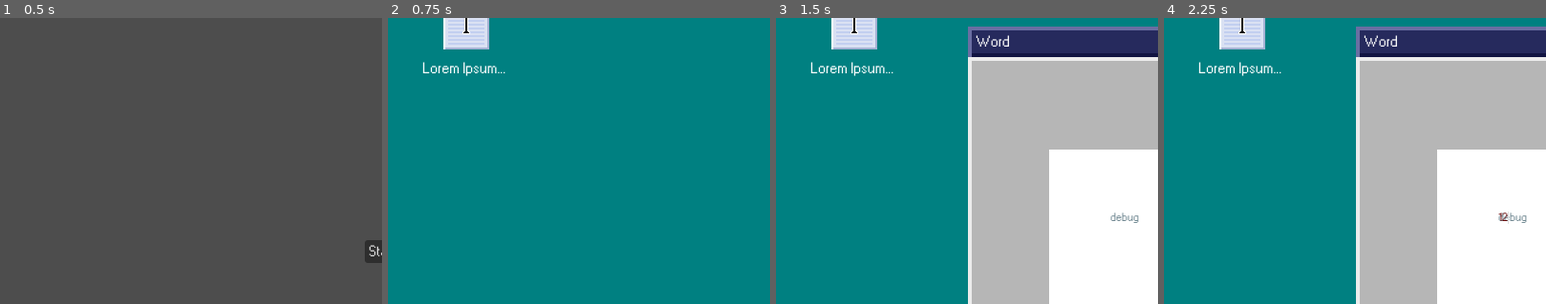
Above: before the commit, frames 1-4 (left to right).
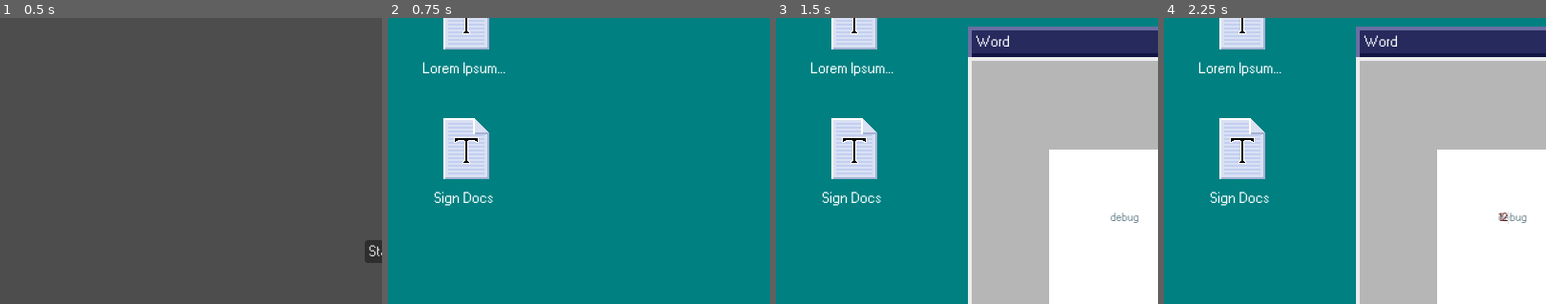
Above: after the commit, the same moments.

Repository: Deeeeelan/gmtk-game-jam-2026
Game: Godot game, scene res://scenes/title_screen.tscn
Same seed, same stepped clock (60 frames per second), same inputs: the game is played once before the commit and once after it. The engine's default icon, where the game draws it, is replaced by a stand-in: a white triangle on a blue panel in a dark square.
Inputs (mouse positions are % of the whole screen's width and height, from its top left):
- Up to frame 1 (0.5 s): no input
- Up to frame 2 (0.75 s): click "Start" at 0.5 s
- Up to frame 3 (1.5 s): click (10, 12) at 1.27 s
- Up to frame 4 (2.25 s): click (61, 62) at 2.02 s; type "12" at 2.1 s
The pictures show only the part of the screen within x 0-50%, y 9-59%; the shares and areas given below are measured in that part.

Frame 1 is identical in both runs. In frame 2, 2.7% of the frame differs, in the area x 12-28%, y 35-66%; in frame 3, 2.7%; in frame 4, 2.7%.

Commit message:
Add sign minigame

Diff:
--- /dev/null
+++ b/assets/minigames/mg_sign.tscn
@@ -0,0 +1,17 @@
+[gd_scene format=3 uid="uid://cjemsgciw5b7u"]
+
+[ext_resource type="Script" uid="uid://txnw3l5tlm2s" path="res://scripts/minigames/mg_sign.gd" id="1_r3yog"]
+
+[node name="MG_Sign" type="Control" unique_id=1222474499]
+layout_mode = 3
+anchors_preset = 15
+anchor_right = 1.0
+anchor_bottom = 1.0
+grow_horizontal = 2
+grow_vertical = 2
+script = ExtResource("1_r3yog")
+
+[node name="TextureRect" type="TextureRect" parent="." unique_id=595362165]
+layout_mode = 0
+offset_right = 40.0
+offset_bottom = 40.0
--- a/scenes/game.tscn
+++ b/scenes/game.tscn
@@ -123,32 +123,32 @@
 [node name="AppList" type="VBoxContainer" parent="CanvasLayer/Desktop/DesktopApps/MarginContainer" unique_id=1290505825]
 layout_mode = 2
 
-[node name="App" type="MarginContainer" parent="CanvasLayer/Desktop/DesktopApps/MarginContainer/AppList" unique_id=620243146]
-layout_mode = 2
-theme_override_constants/margin_left = 8
-theme_override_constants/margin_top = 8
-theme_override_constants/margin_right = 8
-theme_override_constants/margin_bottom = 8
-
-[node name="List" type="VBoxContainer" parent="CanvasLayer/Desktop/DesktopApps/MarginContainer/AppList/App" unique_id=90371095]
-layout_mode = 2
-mouse_filter = 2
-
-[node name="MarginContainer" type="MarginContainer" parent="CanvasLayer/Desktop/DesktopApps/MarginContainer/AppList/App/List" unique_id=514187680]
-layout_mode = 2
-mouse_filter = 2
-theme_override_constants/margin_left = 8
-theme_override_constants/margin_top = 8
-theme_override_constants/margin_right = 8
-theme_override_constants/margin_bottom = 8
-
-[node name="Icon" type="TextureRect" parent="CanvasLayer/Desktop/DesktopApps/MarginContainer/AppList/App/List/MarginContainer" unique_id=1192499370]
+[node name="WordApp" type="MarginContainer" parent="CanvasLayer/Desktop/DesktopApps/MarginContainer/AppList" unique_id=620243146]
+layout_mode = 2
+theme_override_constants/margin_left = 8
+theme_override_constants/margin_top = 8
+theme_override_constants/margin_right = 8
+theme_override_constants/margin_bottom = 8
+
+[node name="List" type="VBoxContainer" parent="CanvasLayer/Desktop/DesktopApps/MarginContainer/AppList/WordApp" unique_id=90371095]
+layout_mode = 2
+mouse_filter = 2
+
+[node name="MarginContainer" type="MarginContainer" parent="CanvasLayer/Desktop/DesktopApps/MarginContainer/AppList/WordApp/List" unique_id=514187680]
+layout_mode = 2
+mouse_filter = 2
+theme_override_constants/margin_left = 8
+theme_override_constants/margin_top = 8
+theme_override_constants/margin_right = 8
+theme_override_constants/margin_bottom = 8
+
+[node name="Icon" type="TextureRect" parent="CanvasLayer/Desktop/DesktopApps/MarginContainer/AppList/WordApp/List/MarginContainer" unique_id=1192499370]
 layout_mode = 2
 mouse_filter = 2
 texture = ExtResource("4_gee14")
 stretch_mode = 5
 
-[node name="Title" type="Label" parent="CanvasLayer/Desktop/DesktopApps/MarginContainer/AppList/App/List" unique_id=50151332]
+[node name="Title" type="Label" parent="CanvasLayer/Desktop/DesktopApps/MarginContainer/AppList/WordApp/List" unique_id=50151332]
 custom_minimum_size = Vector2(64, 32)
 custom_maximum_size = Vector2(128, 128)
 layout_mode = 2
@@ -156,7 +156,7 @@
 horizontal_alignment = 1
 autowrap_mode = 2
 
-[node name="Button" type="Button" parent="CanvasLayer/Desktop/DesktopApps/MarginContainer/AppList/App" unique_id=1747971174]
+[node name="Button" type="Button" parent="CanvasLayer/Desktop/DesktopApps/MarginContainer/AppList/WordApp" unique_id=1747971174]
 z_index = 1
 layout_mode = 2
 mouse_filter = 1
@@ -165,6 +165,48 @@
 game_path = "res://assets/minigames/mg_word.tscn"
 game_name = "Word"
 
+[node name="SignApp" type="MarginContainer" parent="CanvasLayer/Desktop/DesktopApps/MarginContainer/AppList" unique_id=193374164]
+layout_mode = 2
+theme_override_constants/margin_left = 8
+theme_override_constants/margin_top = 8
+theme_override_constants/margin_right = 8
+theme_override_constants/margin_bottom = 8
+
+[node name="List" type="VBoxContainer" parent="CanvasLayer/Desktop/DesktopApps/MarginContainer/AppList/SignApp" unique_id=496063399]
+layout_mode = 2
+mouse_filter = 2
+
+[node name="MarginContainer" type="MarginContainer" parent="CanvasLayer/Desktop/DesktopApps/MarginContainer/AppList/SignApp/List" unique_id=1771429853]
+layout_mode = 2
+mouse_filter = 2
+theme_override_constants/margin_left = 8
+theme_override_constants/margin_top = 8
+theme_override_constants/margin_right = 8
+theme_override_constants/margin_bottom = 8
+
+[node name="Icon" type="TextureRect" parent="CanvasLayer/Desktop/DesktopApps/MarginContainer/AppList/SignApp/List/MarginContainer" unique_id=1241914779]
+layout_mode = 2
+mouse_filter = 2
+texture = ExtResource("4_gee14")
+stretch_mode = 5
+
+[node name="Title" type="Label" parent="CanvasLayer/Desktop/DesktopApps/MarginContainer/AppList/SignApp/List" unique_id=581200332]
+custom_minimum_size = Vector2(64, 32)
+custom_maximum_size = Vector2(128, 128)
+layout_mode = 2
+text = "Sign Docs"
+horizontal_alignment = 1
+autowrap_mode = 2
+
+[node name="Button" type="Button" parent="CanvasLayer/Desktop/DesktopApps/MarginContainer/AppList/SignApp" unique_id=443846468]
+z_index = 1
+layout_mode = 2
+mouse_filter = 1
+flat = true
+script = ExtResource("5_u5sy4")
+game_path = "res://assets/minigames/mg_sign.tscn"
+game_name = "Sign"
+
 [node name="Windows" type="Control" parent="CanvasLayer/Desktop" unique_id=846701356]
 unique_name_in_owner = true
 layout_mode = 1
--- /dev/null
+++ b/scripts/minigames/mg_sign.gd
@@ -0,0 +1,9 @@
+extends Control
+
+@onready var game_manager: Node = GameManager
+
+func play() -> void:
+	pass
+
+func _ready() -> void:
+	play()
Not shown, added: scripts/minigames/mg_sign.gd.uid
